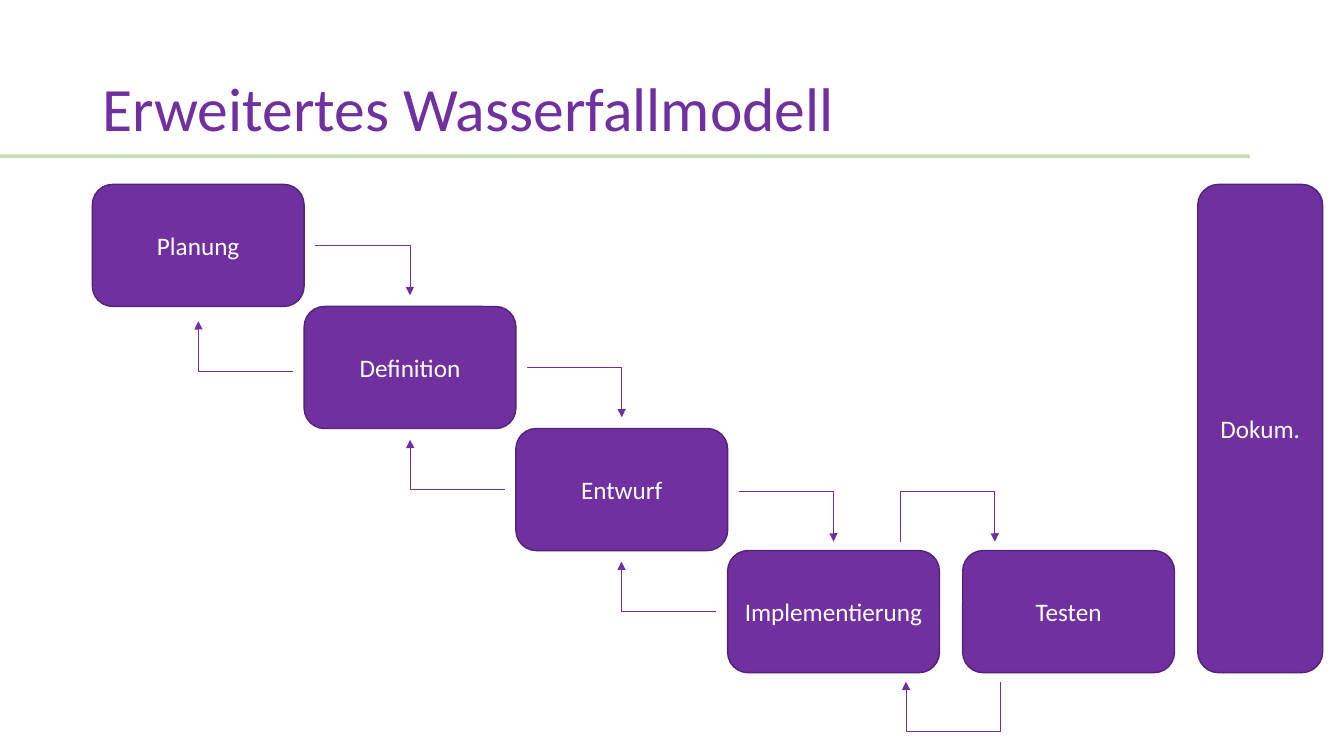
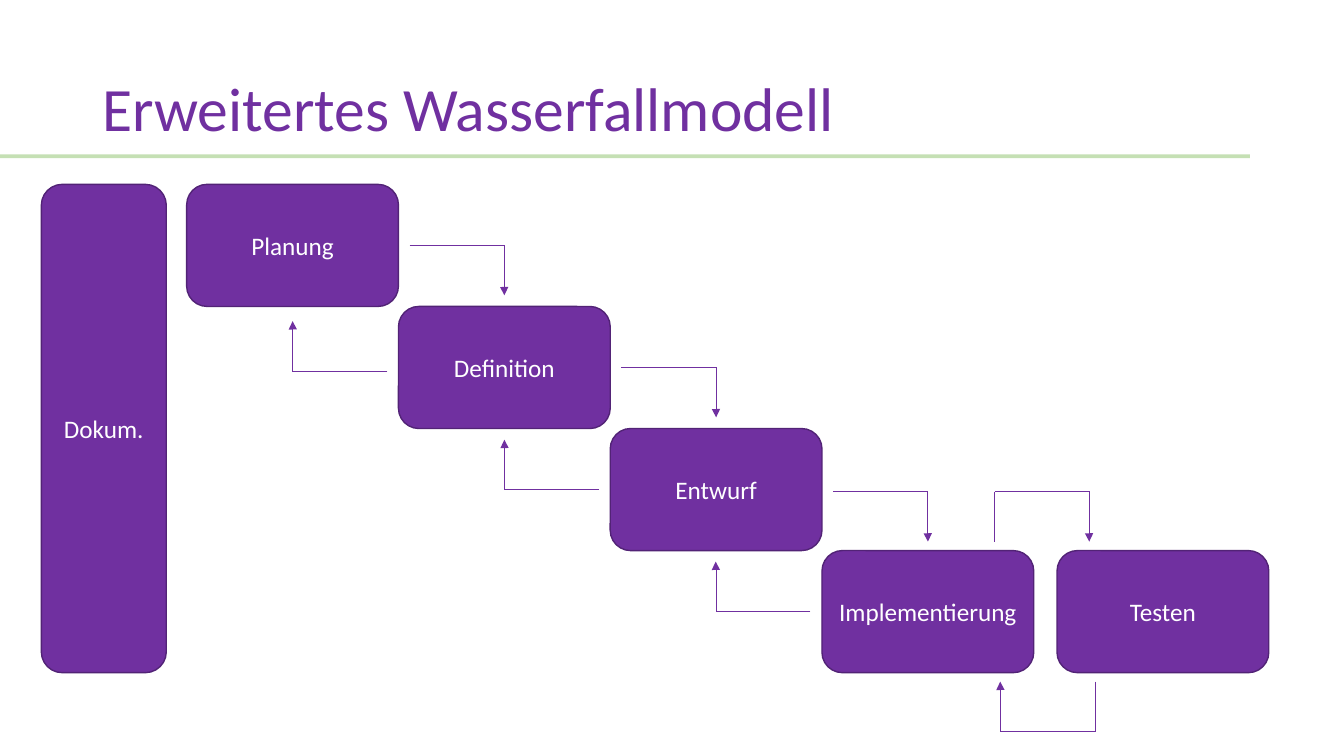
Before and after one commit to WI18C/Lernsoftware, a slide deck: slide 5 of Abschlusspräsentation.pptx (slide 4 before the commit). Drawn at 1344x756 pixels with LibreOffice and Linux fonts; fonts in the diff are those of the drawing. Boxes give left, top, right and bottom in pixels: in the first picture for what was removed or moved away, otherwise in the second. Text is boxed around its words. In the diff, an @@ line names an element or a change of style, - is before the commit and + after.

```diff
--- a/Abschlusspräsentation.pptx
+++ b/Abschlusspräsentation.pptx
@@ rounded rectangle "Dokum." moved from (x1=1198, y1=185, x2=1323, y2=673) to (x1=41, y1=185, x2=166, y2=673) @@
@@ 8 elbow arrows, 5 rounded rectangles, 2 lines moved together from (x1=93, y1=185, x2=1175, y2=732) to (x1=187, y1=185, x2=1269, y2=732) @@
```
Also in this commit, not shown: 2 other slides changed, 3 slides added, 6 slides removed.
